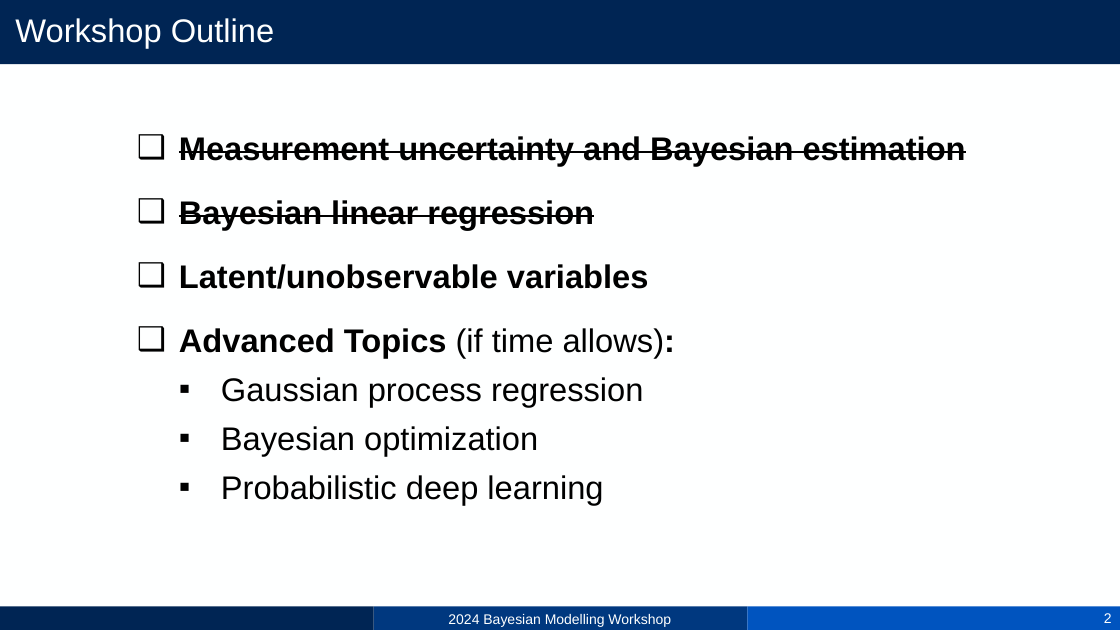
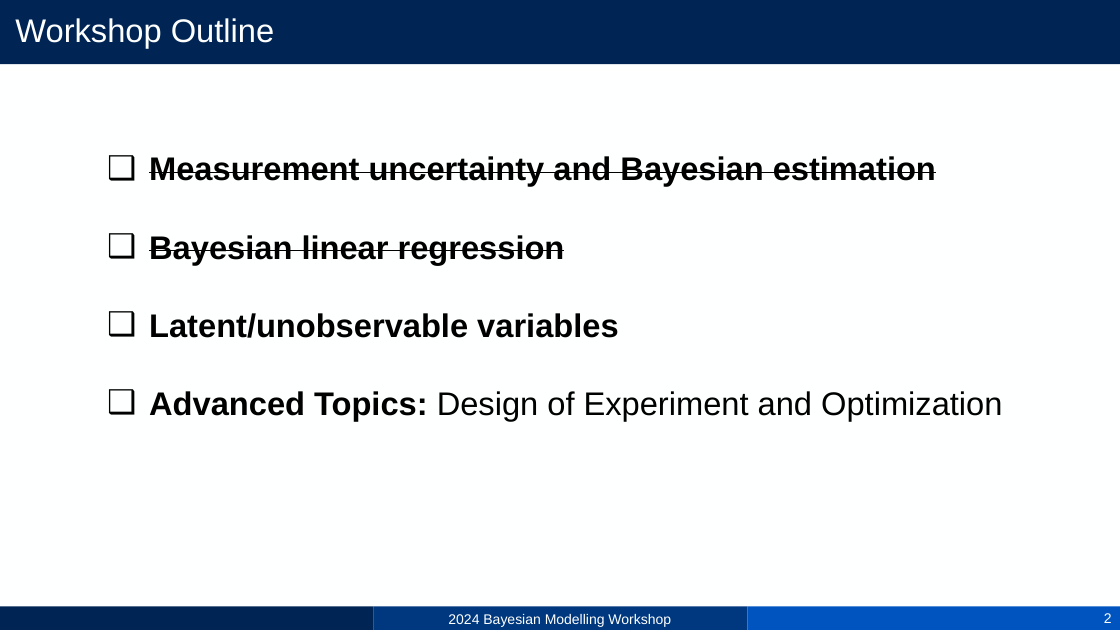
Before and after one commit to sjae-lee/IIB-training, a slide deck: slide 2 of bayesian-modelling/3_Latent variable.pptx. Drawn at 1120x630 pixels with LibreOffice and Linux fonts; fonts in the diff are those of the drawing. Boxes give left, top, right and bottom in pixels: in the first picture for what was removed or moved away, otherwise in the second. Text is boxed around its words. In the diff, an @@ line names an element or a change of style, - is before the commit and + after.

```diff
--- a/bayesian-modelling/3_Latent variable.pptx
+++ b/bayesian-modelling/3_Latent variable.pptx
@@ text "Measurement uncertainty and Bayesian estimation": place and size @@
-text "Measurement uncertainty and Bayesian estimation" at [179,136,966,505]
+text "Measurement uncertainty and Bayesian estimation" at [149,156,1002,421]
@@ text at [149,156,936,338]: more space between paragraphs @@
@@ text at [149,391,1002,421]: text changed @@
-❑ Advanced Topics (if time allows):
-  ▪ Gaussian process regression
-  ▪ Bayesian optimization
-  ▪ Probabilistic deep learning
+❑ Advanced Topics: Design of Experiment and Optimization
```
Also in this commit, not shown: 3 other files.
